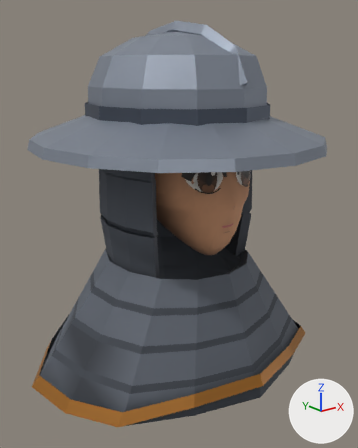
An edit to the glTF model assets/models/gear/h_kettle_f.glb, drawn before and after from the same camera.
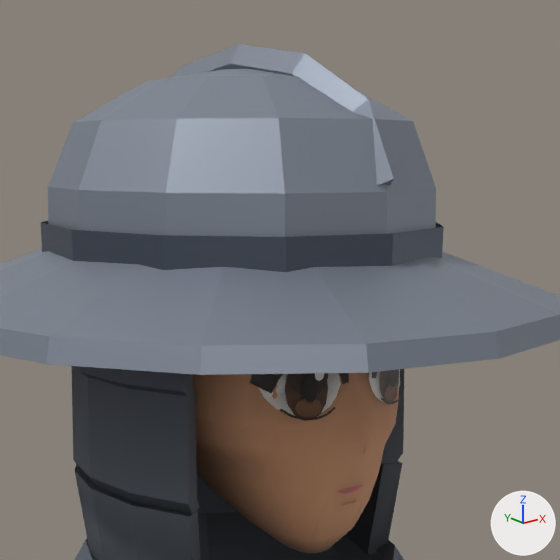
The first picture shows the older version from a 50 mm lens placed at (-0.465, -0.576, 1.739), pointed at (-0.004, 0.0, 1.509). The close-ups show the older and then the newer version on the part from 18% to 91% of the width and 0% to 58% of the height of that picture. Only the edits that show in the close-ups are written down. The lights are fixed; the arrows at lower right show +X, +Y and +Z. Where no turn or scale is listed for an object, it has been applied to the vertices. Vertices at exactly the same position are counted once.

Names of what the first close-up shows: 'EyeIrisR', 'EyeWhiteR', 'HeadMesh', 'Kettle', 'LashR' and 11 more.
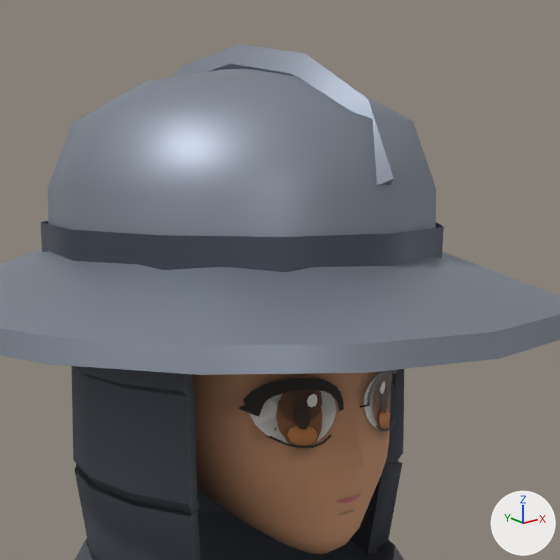
The newer file is also turned or shifted as a whole; pictures and numbers use the older file's frame.

Boxes (x1, y1, x2, y2) around the edits, measured in the close-ups (560 x 560 px; the box of a moved part takes in the faces that stretch with it):
'HeadMesh', reshaped: before (192, 373, 399, 553); after (192, 371, 389, 554)
'LashR', reshaped: before (250, 373, 349, 420); after (238, 378, 344, 448)
'EyeWhiteR', reshaped: before (258, 373, 341, 416); after (249, 391, 337, 444)
part 1 of me_eyeirisr_003, moved or reshaped: before (287, 375, 321, 421); after (295, 425, 317, 449)
part 2 of me_eyeirisr_003, recoloured: before (284, 378, 328, 418); after (276, 402, 323, 446)
part 3 of me_eyewhiter_003, moved or reshaped: before (277, 384, 330, 412); after (261, 407, 325, 440)
part 4 of me_eyewhiter_003, recoloured: before (258, 373, 341, 416); after (249, 391, 337, 444)
part 6 of me_kettle_001, edited (looks the same): (71, 366, 404, 560) in both
part 7 of me_lashr_003, deleted: before (280, 407, 336, 420)
part 8 of me_lashr_003, moved or reshaped: before (250, 373, 349, 393); after (238, 378, 344, 448)

The change in detail:
me_eyeirisr_003 is used by ob_eyeirisr; location (0.0, 0.0, 1.4147).
me_eyeirisr_003 had 29 vertices, 42 faces and spanned x -0.0496..-0.0222, y -0.104..-0.095, z 0.1664..0.205.
me_eyeirisr_003 now has 29 vertices, 42 faces and spans x -0.0499..-0.0218, y -0.1002..-0.0878, z 0.1478..0.1881.
me_eyeirisr_003 part 1: 29 of 29 vertices moved; they spanned x -0.0496..-0.0222, y -0.104..-0.095, z 0.1664..0.205 and now span x -0.0499..-0.0218, y -0.1002..-0.0878, z 0.1478..0.1881; mean shift (0.0, 0.0059, -0.0177).
me_eyeirisr_003 part 2: 21 kept faces spanning x -0.0499..-0.0218, y -0.1002..-0.0878, z 0.1481..0.1775 get new vertex colours; the middle colour goes from grey #bababa to light grey #c0c0c0.
me_eyewhiter_003 is used by ob_eyewhiter; location (0.0, 0.0, 1.4147).
me_eyewhiter_003 had 37 vertices, 54 faces and spanned x -0.0619..-0.0121, y -0.1044..-0.0837, z 0.1681..0.2048.
me_eyewhiter_003 now has 37 vertices, 54 faces and spans x -0.0623..-0.0117, y -0.101..-0.0759, z 0.1496..0.1879.
me_eyewhiter_003 part 3: 37 of 37 vertices moved; they spanned x -0.0619..-0.0121, y -0.1044..-0.0837, z 0.1681..0.2048 and now span x -0.0623..-0.0117, y -0.101..-0.0759, z 0.1496..0.1879; mean shift (0.0, 0.0059, -0.0177).
me_eyewhiter_003 part 4: 31 kept faces spanning x -0.0623..-0.0117, y -0.101..-0.0759, z 0.1496..0.1879 get new vertex colours; the middle colour goes from grey #b2b2b2 to grey #b8b8b8.
me_headmesh_003 is used by ob_headmesh; location (0.0, 0.0, 1.4147).
me_headmesh_003 had 262 vertices, 520 faces and spanned x -0.082..0.082, y -0.114..0.11, z 0.066..0.328.
me_headmesh_003 now has 420 vertices, 836 faces and spans x -0.082..0.082, y -0.112..0.11, z 0.066..0.328.
me_headmesh_003 part 5: 252 vertices removed from x -0.082..0.082, y -0.114..0.11, z 0.066..0.312; 410 vertices added at x -0.082..0.082, y -0.112..0.11, z 0.066..0.322.
me_kettle_001 has 664 vertices, 1288 faces and spans x -0.24..0.24, y -0.214..0.234, z -0.135..0.389.
me_kettle_001 is used by ob_kettle; location (0.0, 0.0, 1.4147).
me_kettle_001 part 6: 413 kept faces spanning x -0.233..0.233, y -0.18..0.193, z -0.127..0.266 get new vertex colours.
me_lashr_003 is used by ob_lashr; location (0.0, 0.0, 1.4147).
me_lashr_003 had 40 vertices, 36 faces and spanned x -0.0677..-0.0098, y -0.1092..-0.0813, z 0.1674..0.2119.
me_lashr_003 now has 42 vertices, 38 faces and spans x -0.0672..-0.008, y -0.1058..-0.0723, z 0.1489..0.1929.
me_lashr_003 part 7: the loose piece of 12 vertices spanning x -0.0545..-0.0196, y -0.1084..-0.0961, z 0.1674..0.1757 is deleted.
Part 8, on me_lashr_003:
28 vertices are removed from x -0.0677..-0.0098, y -0.1092..-0.0813, z 0.1846..0.2119.
26 faces are deleted.
42 vertices are added at x -0.0672..-0.008, y -0.1058..-0.0723, z 0.1489..0.1929.
38 new faces join them.
